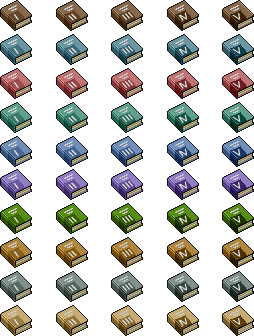
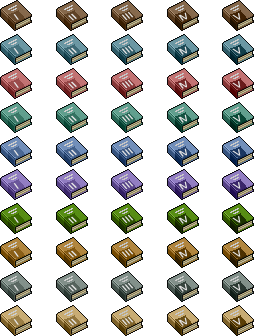
The second w=254, h=336 image is a revision of the first. Changes to its layers:
removed group "Group 1" (16 layers) from group "Book_Options" over bbox(0, 0, 254, 336)
moved "R - SILVER + Rc_p" into group "Book_Options", masked it over bbox(0, 0, 254, 336)
showed "R - G_c + W_t + Rc_p", moved it into group "Book_Options", masked it over bbox(0, 0, 254, 336)
showed "R - GOLD + Wht_p", moved it into group "Book_Options", masked it over bbox(0, 0, 254, 336)
showed "R - GOLD + Rice_p", moved it into group "Book_Options", masked it over bbox(0, 0, 254, 336)
showed "R - GOLD", moved it into group "Book_Options", masked it over bbox(0, 0, 254, 336)
showed "RN - GOLD", moved it into group "Book_Options", painted on it, masked it over bbox(0, 0, 254, 336)
showed "RN - GOLD - S_p", moved it into group "Book_Options", painted on it, masked it over bbox(0, 0, 254, 336)
showed "RN - SILVER", moved it into group "Book_Options", painted on it, masked it over bbox(0, 0, 254, 336)
showed "RN - Gld / Slv + Rc_p", moved it into group "Book_Options", painted on it, masked it over bbox(0, 0, 254, 336)
showed "Nb - GOLD + S-p", moved it into group "Book_Options", masked it over bbox(0, 0, 254, 336)
showed "Nb - GOLD", moved it into group "Book_Options", masked it over bbox(0, 0, 254, 336)
showed "Nb - SILVER - No_t", moved it into group "Book_Options", masked it over bbox(0, 0, 254, 336)
showed "Nb - SILVER", moved it into group "Book_Options", masked it over bbox(0, 0, 254, 336)
showed "N - SILVER - No_t", moved it into group "Book_Options", masked it over bbox(0, 0, 254, 336)
showed "N - SILVER", moved it into group "Book_Options", masked it over bbox(0, 0, 254, 336)
showed "N - WHITE", moved it into group "Book_Options", masked it over bbox(0, 0, 254, 336)
